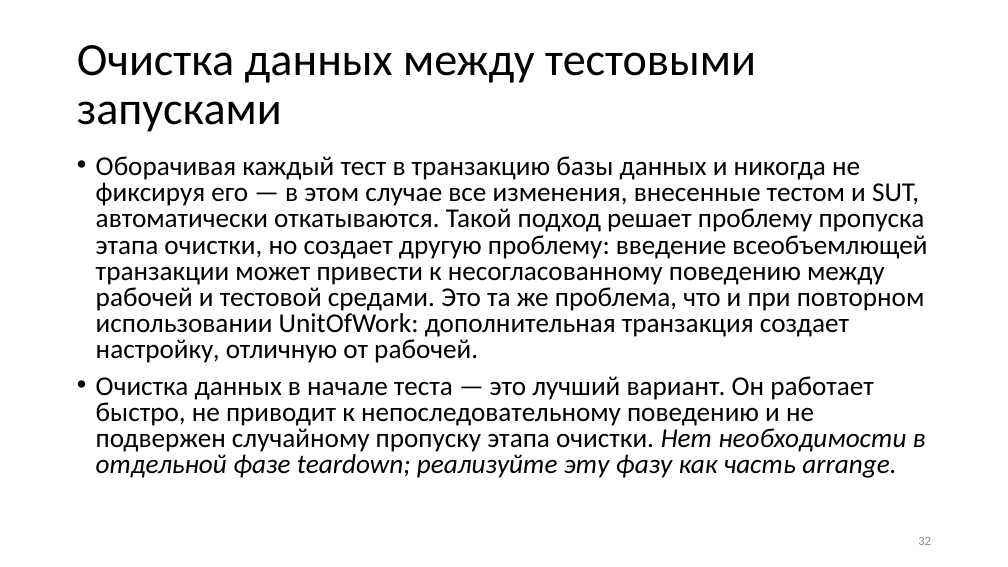
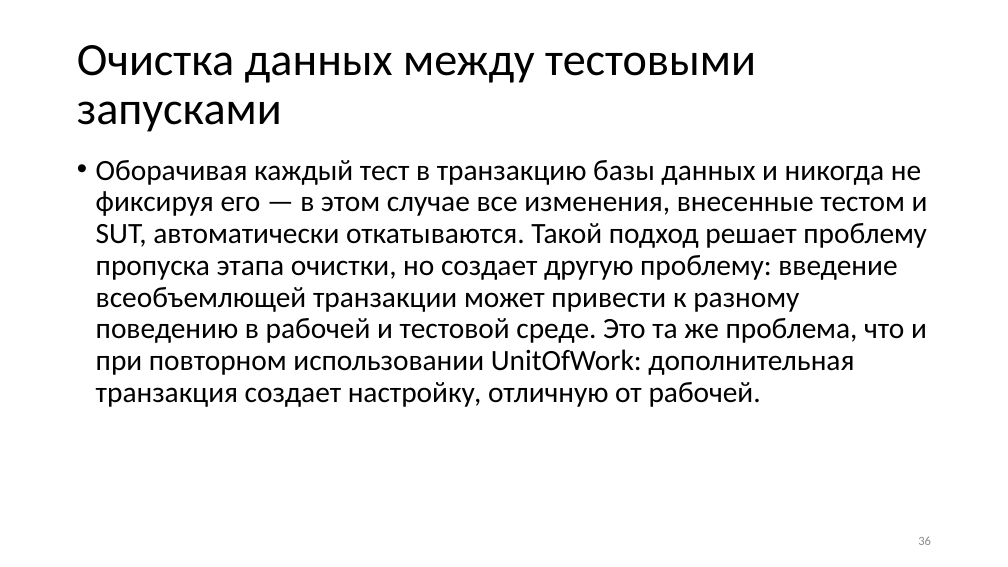
Before and after one commit to Sa1Gur/DbTest.Containers, a slide deck: slide 36 of DbaseTesting.pptx (slide 32 before the commit). Drawn at 1008x567 pixels with LibreOffice and Linux fonts; fonts in the diff are those of the drawing. Boxes give left, top, right and bottom in pixels: in the first picture for what was removed or moved away, otherwise in the second. Text is boxed around its words. In the diff, an @@ line names an element or a change of style, - is before the commit and + after.

```diff
--- a/DbaseTesting.pptx
+++ b/DbaseTesting.pptx
@@ text at [96,160,928,407]: text changed; size 25.9 to 28 pt @@
-• Оборачивая каждый тест в транзакцию базы данных и никогда не фиксируя его — в этом случае все изменения, внесенные тестом и SUT, автоматически откатываются. Такой подход решает проблему пропуска этапа очистки, но создает другую проблему: введение всеобъемлющей транзакции может привести к несогласованному поведению между рабочей и тестовой средами. Это та же проблема, что и при повторном использовании UnitOfWork: дополнительная транзакция создает настройку, отличную от рабочей.
-• Очистка данных в начале теста — это лучший вариант. Он работает быстро, не приводит к непоследовательному поведению и не подвержен случайному пропуску этапа очистки. Нет необходимости в отдельной фазе teardown; реализуйте эту фазу как часть arrange.
+• Оборачивая каждый тест в транзакцию базы данных и никогда не фиксируя его — в этом случае все изменения, внесенные тестом и SUT, автоматически откатываются. Такой подход решает проблему пропуска этапа очистки, но создает другую проблему: введение всеобъемлющей транзакции может привести к разному поведению в рабочей и тестовой среде. Это та же проблема, что и при повторном использовании UnitOfWork: дополнительная транзакция создает настройку, отличную от рабочей.
@@ page number at [918,536,931,545]: text changed @@
-32
+36
```
Also in this commit, not shown: 22 other slides changed, 4 slides added, 3 slides removed.
